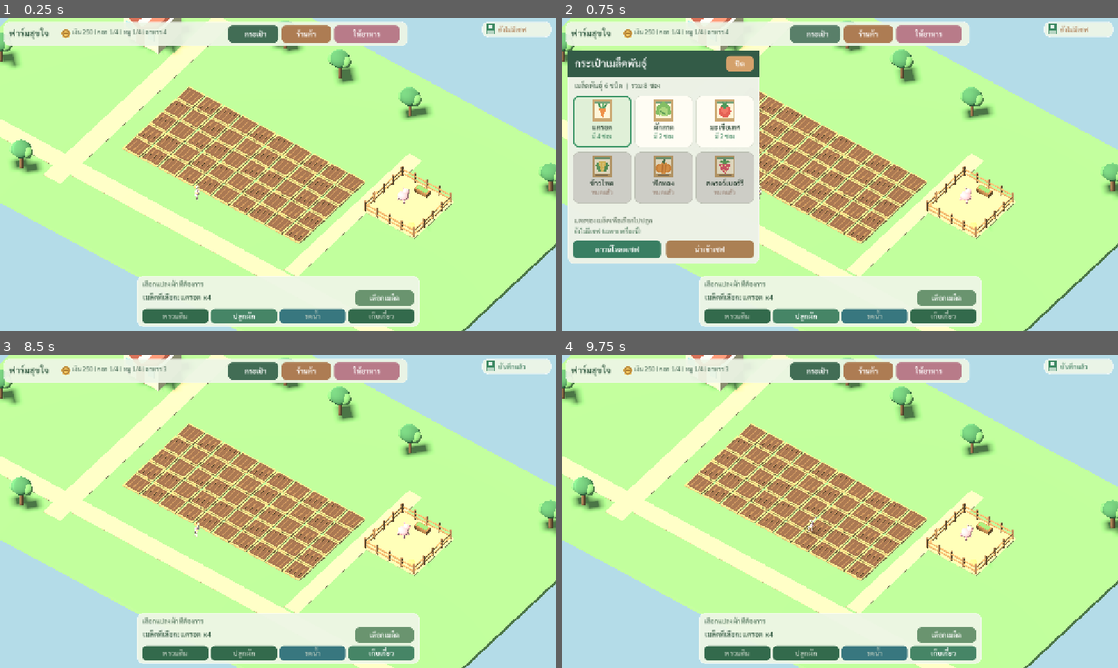
Above: before the commit, frames 1-4 (two rows, left to right).
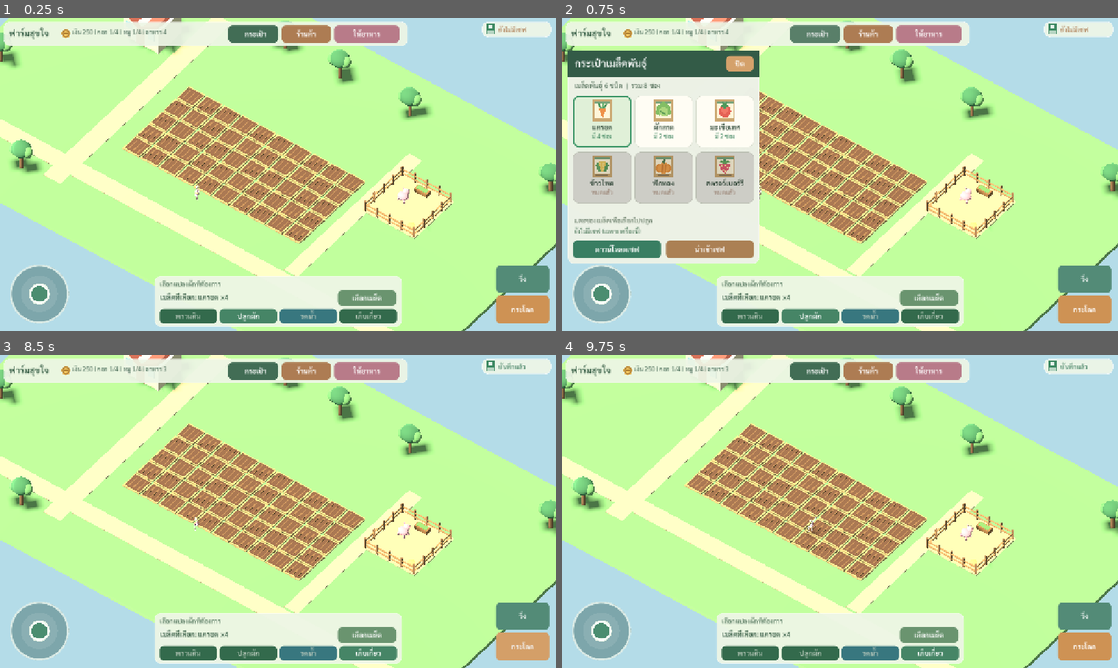
Above: after the commit, the same moments.

Repository: redfullmoon209-debug/happy-farm
Game: Godot game, scene res://scenes/Main.tscn
Two runs of this game, one before a commit and one after it. Both use one fixed random seed, a clock stepped at 60 frames per second and the inputs below.
Inputs (mouse positions are in pixels of both pictures, inside the frame that each line leads up to):
- Up to frame 1 (0.25 s): no input
- Up to frame 2 (0.75 s): click "กระเป๋า" at 0.5 s
- Up to frame 3 (8.5 s): click "ร้านค้า" at 1.25 s; click "ให้อาหาร" at 2 s; click "เลือกเมล็ด" at 2.75 s; click "พรวนดิน" at 3.5 s; click "ปลูกผัก" at 4.25 s; click "รดน้ำ" at 5 s; click "เก็บเกี่ยว" at 5.75 s; click "ปิด" at 6.5 s; click (522, 614) at 7.25 s, where only the run after the commit has a clickable "วิ่ง"; click (522, 646) at 8 s, where only the run after the commit has a clickable "กระโดด"
- Up to frame 4 (9.75 s): tap Enter at 8.75 s; move the mouse to (962, 495) at 8.77 s; hold D 8.78-9.5 s; hold Shift 8.78-9.5 s; click (962, 495) at 8.92 s; tap Space at 9.02 s; drag from (728, 527) to (812, 574) at 9.52 s

The runs differ from the first frame. In frame 1, 5.5% of the frame differs, in the area x 1-99%, y 78-99%; in frame 2, 5.5%; in frame 3, 5.4%; in frame 4, 5.4%.

Commit message:
Always show free-roam 360 joystick, run and jump in PC and mobile browsers

Diff:
--- a/scripts/Game.gd
+++ b/scripts/Game.gd
@@ -682,7 +682,10 @@
     node.size = Vector2(w, h)
 
 func build_ui() -> void:
-    touch_controls = DisplayServer.is_touchscreen_available() or OS.has_feature("web_android") or OS.has_feature("web_ios")
+    # Players asked for the on-screen controls even when using Chrome on a PC.
+    # Godot Web can also report touchscreen availability inconsistently.
+    # Keep the analog joystick and buttons visible on every device.
+    touch_controls = true
     var layer: CanvasLayer = CanvasLayer.new()
     layer.layer = 4
     add_child(layer)
@@ -740,16 +743,16 @@
         ui_bottom.add_child(button)
         action_buttons[key] = button
 
-    # Independent phone controls: gameplay remains visible in the middle.
+    # Always-visible browser joystick: mouse drag on PC or finger drag on phone.
     stick = JOYSTICK.new()
     ui.add_child(stick)
-    stick.visible = touch_controls
+    stick.visible = true
     run_button = btn("วิ่ง", toggle_run, Color("#538b77"))
     ui.add_child(run_button)
-    run_button.visible = touch_controls
+    run_button.visible = true
     jump_button = btn("กระโดด", jump, Color("#ce9254"))
     ui.add_child(jump_button)
-    jump_button.visible = touch_controls
+    jump_button.visible = true
 
     # Shop is an explicitly sized popup; scrolling happens inside its bounds.
     shop_panel = panel(Color("#f4f8effa"))
@@ -908,6 +911,7 @@
     set_box(stick, 18, h-158, 144, 144)
     set_box(run_button, w-139, h-151, 123, 62)
     set_box(jump_button, w-139, h-82, 123, 64)
+    stick.queue_redraw()
 
     var shop_w: float = minf(w-24.0, 490.0)
     var shop_h: float = minf(h-24.0, 490.0)
